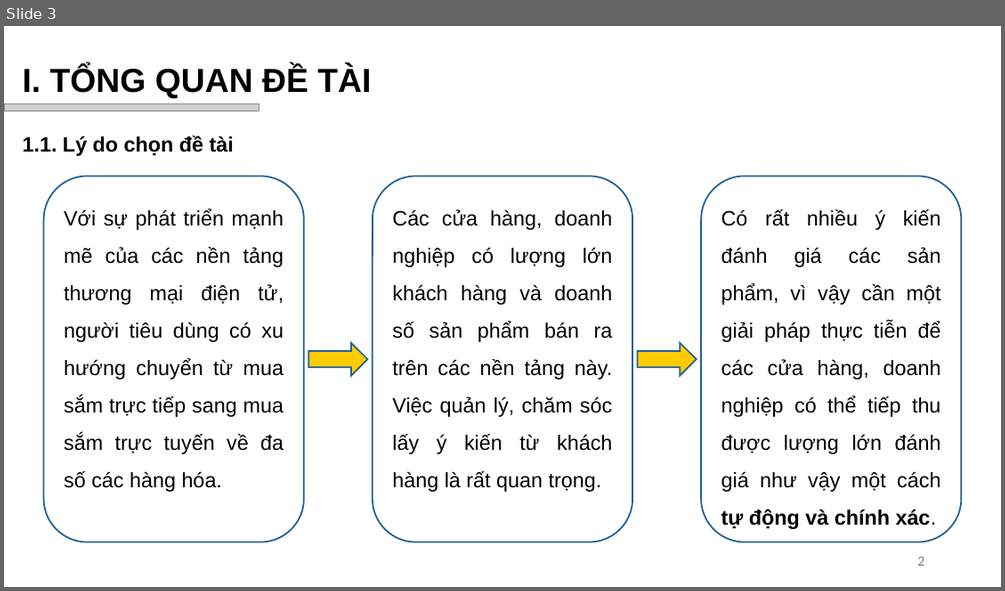
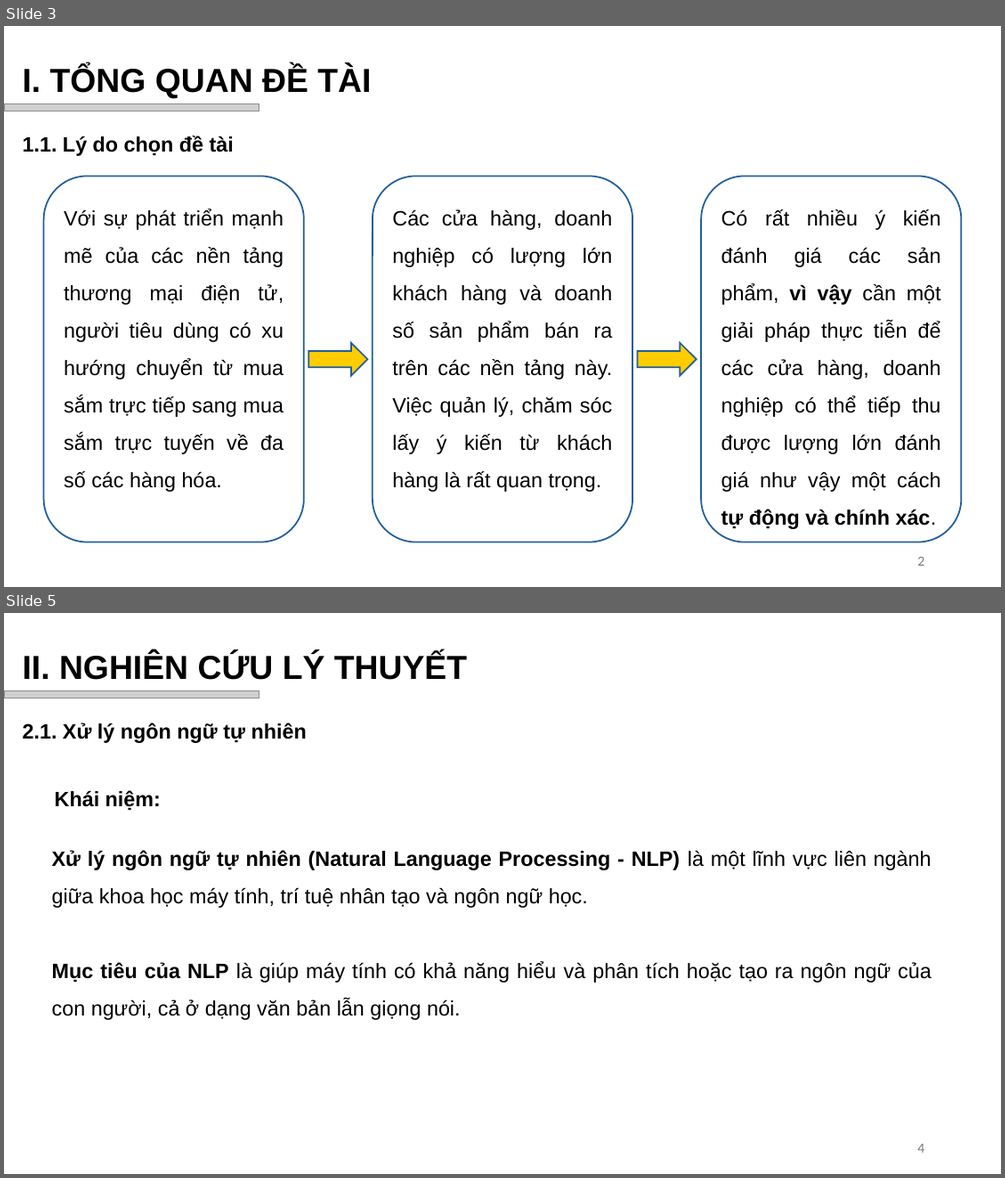
Before and after one commit to vhiepp/tn-da21ttb-110121209-duongvanhiep-sentiment-analysis, a slide deck: docs/pptx/Dương Văn Hiệp_110121209_DA21TTB.pptx. Shown one above the other, each under a label of ours: slide 3 before the commit, slides 3 and 5 after it; the slides between them are not shown. The pictures are 1005x591 and 1005x1178 pixels, drawn with LibreOffice and Linux fonts; fonts in the diff are those of the drawing; grey boxes stand for pictures; background and template pictures are left out. Boxes give left, top, right and bottom in pixels: in the first picture for what was removed or moved away, otherwise in the second. Text is boxed around its words. In the diff, an @@ line names an element or a change of style, - is before the commit and + after.

```diff
--- a/docs/pptx/Dương Văn Hiệp_110121209_DA21TTB.pptx
+++ b/docs/pptx/Dương Văn Hiệp_110121209_DA21TTB.pptx
@@ slide 5 added at [4,613,1001,1174], background #FFFFFF @@
@@ text added at [23,653,467,680], 32 pt, text #000000, bold @@
+II. NGHIÊN CỨU LÝ THUYẾT
@@ picture added at [4,690,259,698] @@
@@ text added at [23,722,307,743], 20 pt, text #000000, bold @@
+2.1. Xử lý ngôn ngữ tự nhiên
@@ text added at [55,790,161,811], 20 pt, text #000000, bold @@
+Khái niệm:
@@ text added at [52,850,931,1020], 20 pt, text #000000 @@
+Xử lý ngôn ngữ tự nhiên (Natural Language Processing - NLP) là một lĩnh vực liên ngành giữa khoa học máy tính, trí tuệ nhân tạo và ngôn ngữ học.
+Mục tiêu của NLP là giúp máy tính có khả năng hiểu và phân tích hoặc tạo ra ngôn ngữ của con người, cả ở dạng văn bản lẫn giọng nói.
@@ page number added at [917,1143,924,1152], 12 pt, text #797979 @@
+4
@@ slide 3 changed as well @@
@@ rounded rectangle "Có rất nhiều ý kiến ..." at [701,176,961,542]: bold on in "vì vậy" @@
```
Also in this commit, not shown: 1 other slide changed, 14 other slides added, 1 slide removed.
